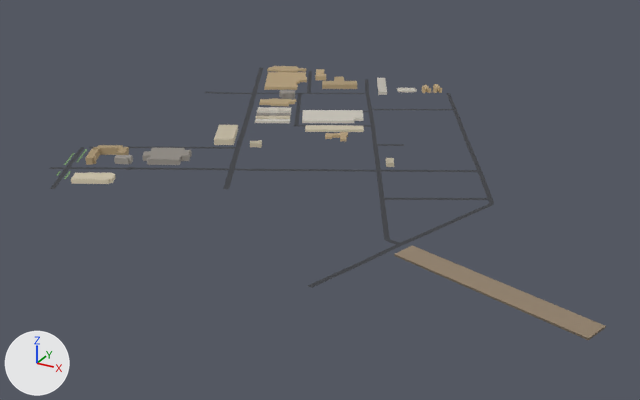
The glTF model public/tiles/tile_17_6.glb as it was, and as the next commit left it.
Before and after are seen from a camera (50 mm lens) standing at (7476.0, 2425.0, 534.0) and looking at (6822.0, 3615.0, -61.0). The axes (+X, +Y, +Z) are drawn at lower left. The lights are the same throughout. The first picture is the older version. Where no turn or scale is listed for an object, it has been applied to the vertices.

The first picture shows 'bld_17_6', 'grn_17_6', 'road_17_6'.
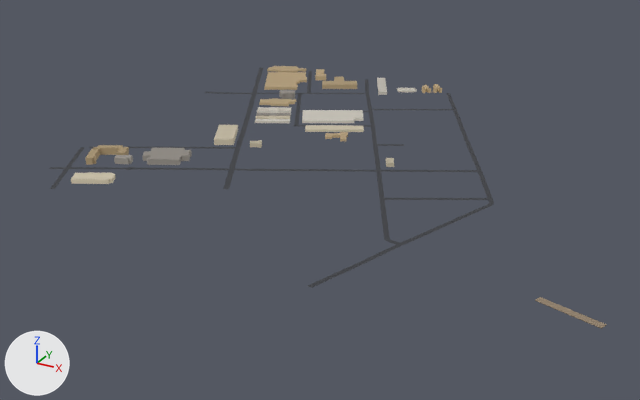
Boxes [x1, y1, x2, y2] around the edits, measured in the pictures (640 x 400 px):
'grn_17_6', moved, rescaled (87% narrower, 83% shorter): before [56, 149, 606, 340]; after [535, 297, 607, 329]

The edits, one by one:
Object 'grn_17_6' (ob_grn_17_6) moves from (6887.0, 3391.0, 2.0) to (7203.0, 3356.0, 2.0).
Object 'grn_17_6' (ob_grn_17_6) is rescaled from (457.0, 457.0, 457.0) to (141.0, 141.0, 141.0).
